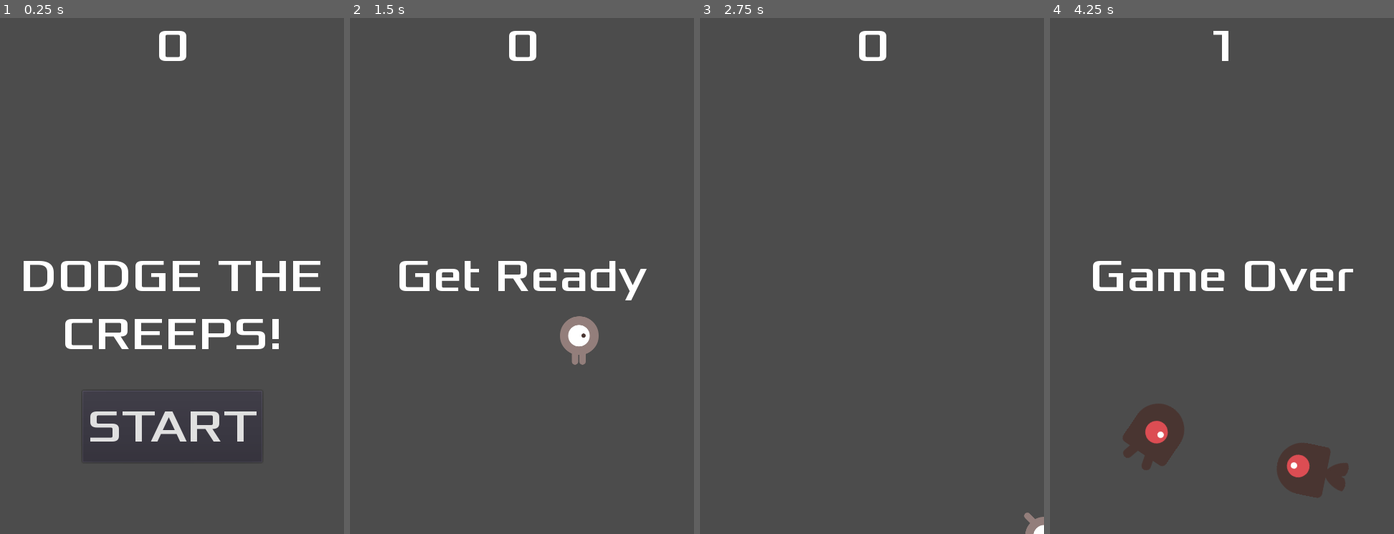
Above: before the commit, frames 1-4 (left to right).
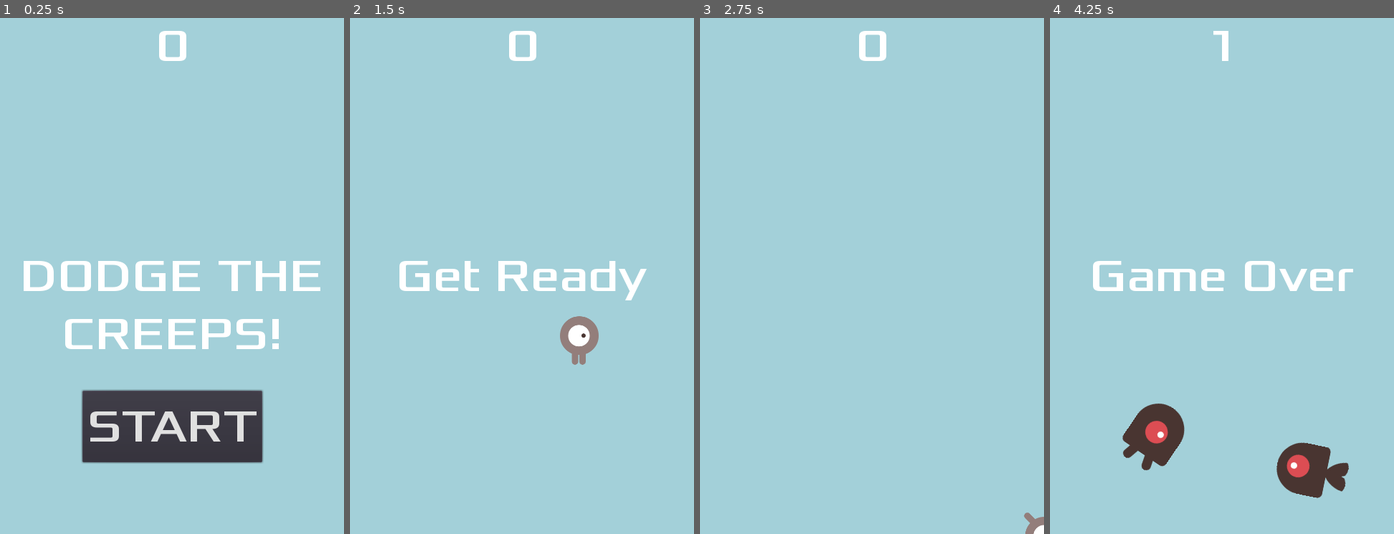
Above: after the commit, the same moments.

Repository: jCuadradoj/DodgeTheCreeps
Game: Godot game, scene res://Main.tscn
Same seed, same stepped clock (60 frames per second), same inputs: the game is played once before the commit and once after it.
Inputs:
- Up to frame 1 (0.25 s): no input
- Up to frame 2 (1.5 s): click "START" at 0.5 s; tap Enter at 1.25 s; hold Right (move_right) from 1.28 s (still down)
- Up to frame 3 (2.75 s): release Right (move_right) at 2.03 s; hold Down (move_down) from 2.03 s (still down)
- Up to frame 4 (4.25 s): release Down (move_down) at 2.78 s; hold Right (move_right) 2.78-3.53 s; hold Up (move_up) from 3.53 s (still down)

The runs differ from the first frame. In frame 1, 89% of the frame differs, in the area x 0-100%, y 0-100%; in frame 2, 98%; in frame 3, 100%; in frame 4, 95%.

Commit message:
Canviem el fons

Diff:
--- a/Main.tscn
+++ b/Main.tscn
@@ -13,6 +13,11 @@
 [node name="Main" type="Node"]
 script = ExtResource( 3 )
 mob_scene = ExtResource( 2 )
+
+[node name="ColorRect" type="ColorRect" parent="."]
+anchor_right = 1.0
+anchor_bottom = 1.0
+color = Color( 0.643137, 0.819608, 0.854902, 1 )
 
 [node name="Player" parent="." instance=ExtResource( 1 )]
 
